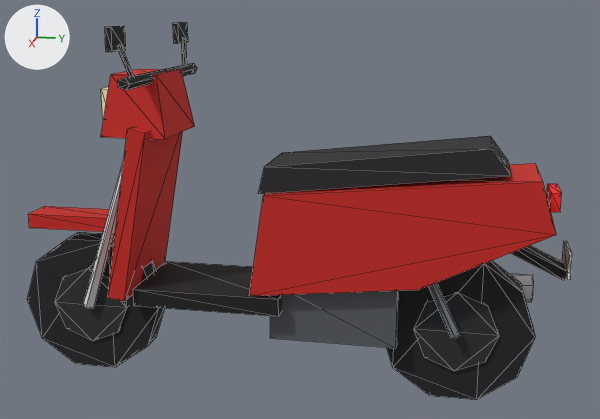
Two versions of the glTF model assets/models/motor.glb, one commit apart.
Before and after are seen from a 50 mm camera at (2.653, 0.595, 1.274) aimed at (-0.011, 0.062, 0.608). The axes (+X, +Y, +Z) are drawn at upper left. The lights are the same throughout. The first picture is the older version. Mesh edges are drawn as thin lines. Where no turn or scale is listed for an object, it has been applied to the vertices. Vertices at exactly the same position are counted once.

The older version as bpy lines, for what is in view:
```python
mat_palette = principled_material('palette')
mat_palette.texture = img_palette
mat_palette.roughness = 0.8
me_bb_motor_body = bpy.data.meshes.new('bb_motor_body')
me_bb_motor_body.from_pydata(...)  # 176 vertices, 268 faces; spans x -0.34..0.34, y -0.89..0.94, z 0.19..1.21
me_bb_motor_body.materials.append(mat_palette)  # picture img_palette
me_bb_motor_wheel_f = bpy.data.meshes.new('bb_motor_wheel_f')
me_bb_motor_wheel_f.from_pydata(...)  # a 10-sided cylinder along x spanning x -0.045..0.045, y -0.25..0.25, z -0.238..0.238; an 8-sided cylinder along x spanning x -0.055..0.055, y -0.137..0.137, z -0.138..0.137
me_bb_motor_wheel_f.materials.append(mat_palette)  # picture img_palette
me_bb_motor_wheel_r = bpy.data.meshes.new('bb_motor_wheel_r')
me_bb_motor_wheel_r.from_pydata(...)  # a 10-sided cylinder along x spanning x -0.05..0.05, y -0.25..0.25, z -0.238..0.238; an 8-sided cylinder along x spanning x -0.06..0.06, y -0.137..0.137, z -0.138..0.137
me_bb_motor_wheel_r.materials.append(mat_palette)  # picture img_palette
ob_body = bpy.data.objects.new('body', me_bb_motor_body)
ob_body.location = (0.0, 0.0, 0.0)
ob_wheel_f = bpy.data.objects.new('wheel_f', me_bb_motor_wheel_f)
ob_wheel_f.location = (0.0, -0.685, 0.238)
ob_wheel_r = bpy.data.objects.new('wheel_r', me_bb_motor_wheel_r)
ob_wheel_r.location = (0.0, 0.595, 0.238)
```
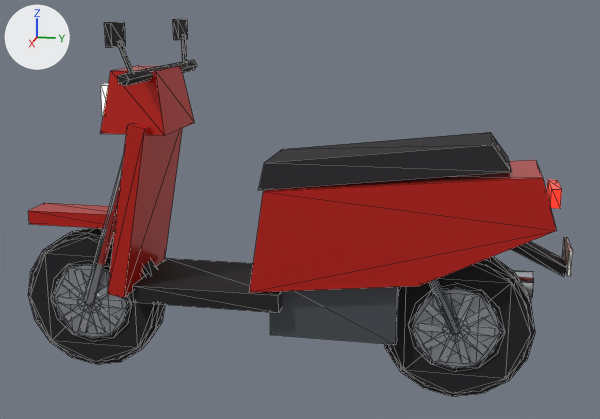
What differs and where, as boxes [x1, y1, x2, y2] in the pictures (600 x 419 px; the box of a moved part takes in the faces that stretch with it):
'body', surface changed, moved: before [28, 22, 572, 348]; after [28, 19, 573, 345]
'wheel_r', reshaped, moved: before [387, 261, 535, 400]; after [384, 257, 535, 397]
'wheel_f', reshaped, moved: before [27, 232, 165, 368]; after [28, 228, 165, 365]
part 2 of me_bb_motor_wheel_f, added: after [28, 228, 165, 365]
part 3 of me_bb_motor_wheel_f, added: after [31, 237, 155, 362]
part 4 of me_bb_motor_wheel_f, added: after [51, 259, 132, 342]
part 5 of me_bb_motor_wheel_f, added: after [54, 264, 128, 338]
part 6 of me_bb_motor_wheel_f, added: after [58, 296, 123, 308]
part 7 of me_bb_motor_wheel_f, added: after [77, 291, 101, 314]
part 8 of me_bb_motor_wheel_f, rebuilt (20% narrower, 35% shorter): before [55, 267, 128, 341]; after [61, 278, 119, 326]
part 9 of me_bb_motor_wheel_f, moved or reshaped: before [27, 232, 165, 368]; after [63, 269, 109, 334]
part 10 of me_bb_motor_wheel_r, added: after [384, 257, 535, 397]
part 11 of me_bb_motor_wheel_r, added: after [388, 263, 530, 394]
part 12 of me_bb_motor_wheel_r, added: after [409, 283, 505, 372]
part 13 of me_bb_motor_wheel_r, added: after [413, 288, 500, 369]
part 14 of me_bb_motor_wheel_r, added: after [418, 322, 495, 336]
part 15 of me_bb_motor_wheel_r, added: after [442, 317, 470, 343]
part 16 of me_bb_motor_wheel_r, rebuilt (23% narrower, 34% shorter): before [414, 292, 499, 371]; after [424, 303, 489, 355]
part 17 of me_bb_motor_wheel_r, moved or reshaped: before [387, 261, 535, 400]; after [422, 293, 491, 364]

The change, as a diff of the scene's bpy script:
```diff
--- a/assets/models/motor.glb.py
+++ b/assets/models/motor.glb.py
@@ mat_palette @@
 mat_palette = bpy.data.materials.new('palette')
-# nodes: BsdfPrincipled, OutputMaterial, TexImage
+# nodes: BsdfPrincipled, OutputMaterial, SeparateColor, TexImage x3
 # uses the picture img_palette
+# uses the picture img_palette_emit
+# uses the picture img_palette_mr
@@ me_bb_motor_body @@
-me_bb_motor_body.from_pydata(...)  # 176 vertices, 268 faces; spans x -0.34..0.34, y -0.89..0.94, z 0.19..1.21
+me_bb_motor_body.from_pydata(...)  # 176 vertices, 268 faces; spans x -0.34..0.34, y -0.89..0.94, z 0.2..1.23
+# me_bb_motor_body part 1: the whole mesh is moved by (0.0, 0.0, 0.01)
 me_bb_motor_body.materials.append(mat_palette)
@@ me_bb_motor_wheel_f @@
-me_bb_motor_wheel_f.from_pydata(...)  # 36 vertices, 64 faces; spans x -0.055..0.055, y -0.25..0.25, z -0.238..0.238
+me_bb_motor_wheel_f.from_pydata(...)  # 168 vertices, 296 faces; spans x -0.063..0.063, y -0.25..0.25, z -0.25..0.25
+# me_bb_motor_wheel_f part 2: a new loose piece, a 16-sided cylinder along x spanning x -0.037..0.037, y -0.25..0.25, z -0.25..0.25, in mat_palette
+# me_bb_motor_wheel_f part 3: a new loose piece, a 16-sided cylinder along x spanning x -0.045..0.045, y -0.235..0.235, z -0.235..0.235, in mat_palette
+# me_bb_motor_wheel_f part 4: a new loose piece, a 12-sided cylinder along x spanning x -0.05..0.05, y -0.155..0.155, z -0.155..0.155, in mat_palette
+# me_bb_motor_wheel_f part 5: a new loose piece, a 12-sided cylinder along x spanning x -0.054..0.054, y -0.14..0.14, z -0.14..0.14, in mat_palette
+# me_bb_motor_wheel_f part 6: a new loose piece, a box spanning x -0.059..0.059, y -0.123..0.123, z -0.014..0.014, in mat_palette
+# me_bb_motor_wheel_f part 7: a new loose piece, an 8-sided cylinder along x spanning x -0.063..0.063, y -0.045..0.045, z -0.045..0.045, in mat_palette
+# me_bb_motor_wheel_f part 8: the loose piece of 16 vertices spanning x -0.055..0.055, y -0.137..0.137, z -0.138..0.137 is rebuilt with 8 vertices and now spans x -0.059..0.059, y -0.107..0.107, z -0.083..0.083
+# me_bb_motor_wheel_f part 9: 20 vertices removed from x -0.045..0.045, y -0.25..0.25, z -0.238..0.238; 24 vertices added at x -0.059..0.059, y -0.107..0.107, z -0.121..0.121
 me_bb_motor_wheel_f.materials.append(mat_palette)
@@ me_bb_motor_wheel_r @@
-me_bb_motor_wheel_r.from_pydata(...)  # 36 vertices, 64 faces; spans x -0.06..0.06, y -0.25..0.25, z -0.238..0.238
+me_bb_motor_wheel_r.from_pydata(...)  # 168 vertices, 296 faces; spans x -0.068..0.068, y -0.25..0.25, z -0.25..0.25
+# me_bb_motor_wheel_r part 10: a new loose piece, a 16-sided cylinder along x spanning x -0.041..0.041, y -0.25..0.25, z -0.25..0.25, in mat_palette
+# me_bb_motor_wheel_r part 11: a new loose piece, a 16-sided cylinder along x spanning x -0.05..0.05, y -0.235..0.235, z -0.235..0.235, in mat_palette
+# me_bb_motor_wheel_r part 12: a new loose piece, a 12-sided cylinder along x spanning x -0.055..0.055, y -0.155..0.155, z -0.155..0.155, in mat_palette
+# me_bb_motor_wheel_r part 13: a new loose piece, a 12-sided cylinder along x spanning x -0.059..0.059, y -0.14..0.14, z -0.14..0.14, in mat_palette
+# me_bb_motor_wheel_r part 14: a new loose piece, a box spanning x -0.064..0.064, y -0.123..0.123, z -0.014..0.014, in mat_palette
+# me_bb_motor_wheel_r part 15: a new loose piece, an 8-sided cylinder along x spanning x -0.068..0.068, y -0.045..0.045, z -0.045..0.045, in mat_palette
+# me_bb_motor_wheel_r part 16: the loose piece of 16 vertices spanning x -0.06..0.06, y -0.137..0.137, z -0.138..0.137 is rebuilt with 8 vertices and now spans x -0.064..0.064, y -0.107..0.107, z -0.083..0.083
+# me_bb_motor_wheel_r part 17: 20 vertices removed from x -0.05..0.05, y -0.25..0.25, z -0.238..0.238; 24 vertices added at x -0.064..0.064, y -0.107..0.107, z -0.121..0.121
 me_bb_motor_wheel_r.materials.append(mat_palette)
@@ ob_wheel_f @@
 ob_wheel_f = bpy.data.objects.new('wheel_f', me_bb_motor_wheel_f)
-ob_wheel_f.location = (0.0, -0.685, 0.238)
+ob_wheel_f.location = (0.0, -0.685, 0.25)
@@ ob_wheel_r @@
 ob_wheel_r = bpy.data.objects.new('wheel_r', me_bb_motor_wheel_r)
-ob_wheel_r.location = (0.0, 0.595, 0.238)
+ob_wheel_r.location = (0.0, 0.595, 0.25)
```
